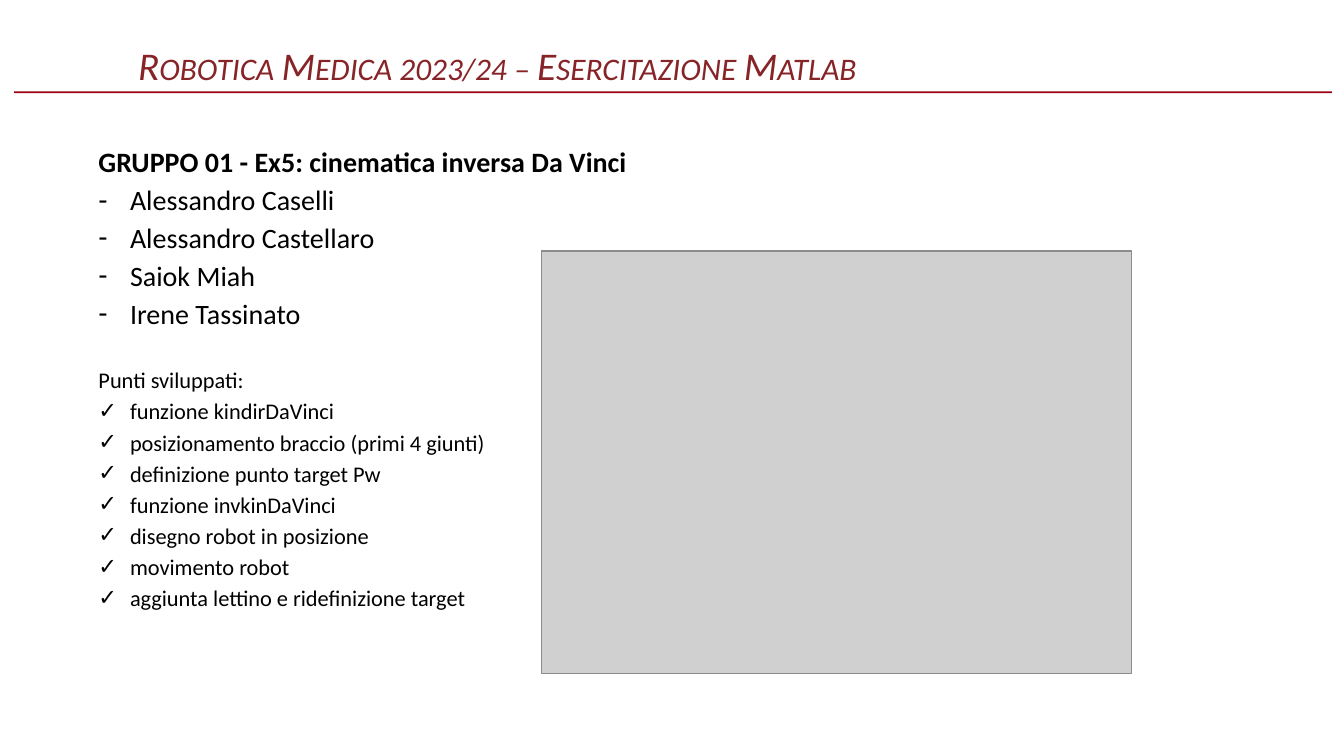
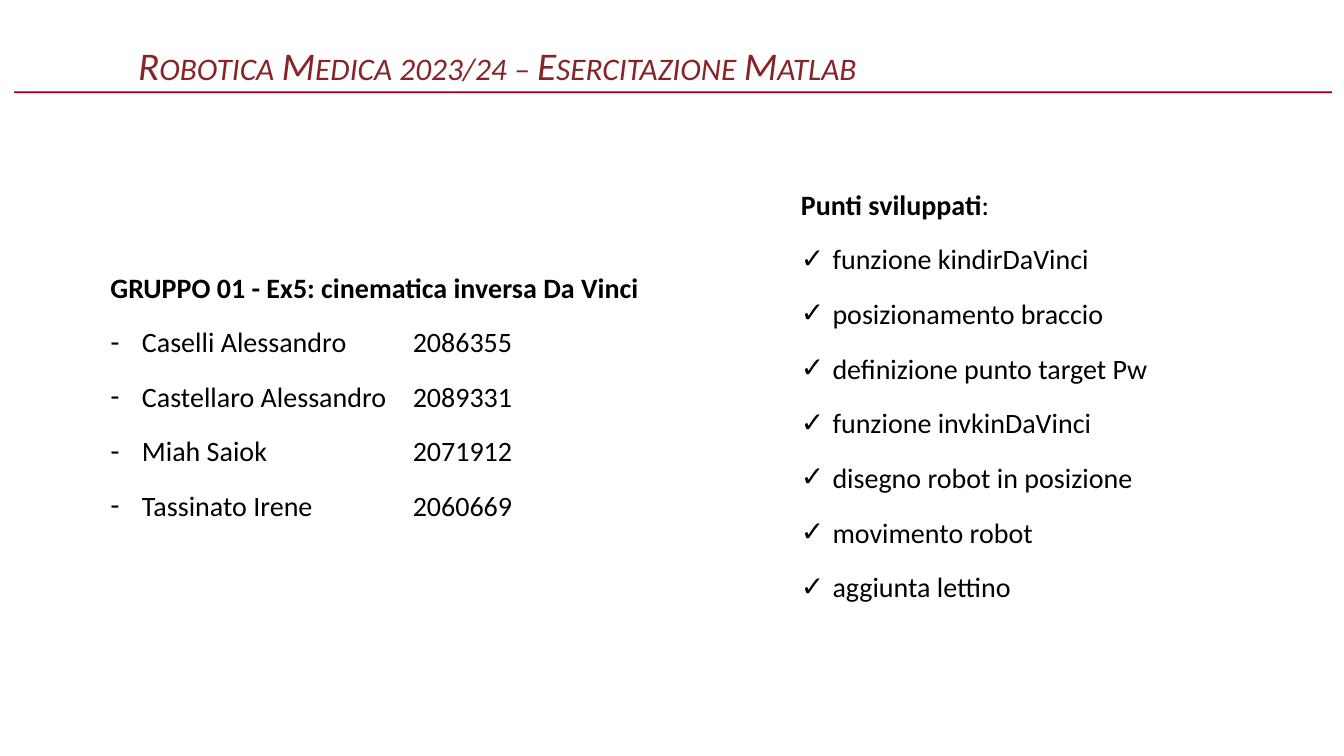
Before and after one commit to Casellino/DaVinci, a slide deck: slide 1 of GRUPPO-01.pptx. Drawn at 1344x756 pixels with LibreOffice and Linux fonts; fonts in the diff are those of the drawing; grey boxes stand for pictures; background and template pictures are left out. Boxes give left, top, right and bottom in pixels: in the first picture for what was removed or moved away, otherwise in the second. Text is boxed around its words. In the diff, an @@ line names an element or a change of style, - is before the commit and + after.

```diff
--- a/GRUPPO-01.pptx
+++ b/GRUPPO-01.pptx
@@ text "Punti sviluppati:": place and size @@
-text "Punti sviluppati:" at (98,372,484,610)
+text "Punti sviluppati:" at (801,195,1147,602)
@@ text at (801,195,1147,544): size 16 to 20 pt in "Punti sviluppati:", "funzione kindirDaVinci", "definizione punto target Pw", "funzione invkinDaVinci" and 2 more places; bold on in "Punti sviluppati:"; alignment justified to left; line spacing 1 to 1.5 @@
@@ text "GRUPPO 01 - Ex5: cinematica ...": place and size @@
-text "GRUPPO 01 - Ex5: cinematica ..." at (98,152,626,325)
+text "GRUPPO 01 - Ex5: cinematica ..." at (110,278,638,517)
@@ picture removed at (541,251,1131,674) @@
@@ text at (110,278,638,299): alignment justified to left; line spacing 1 to 1.5 @@
@@ text at (833,304,1103,329): text changed; size 16 to 20 pt @@
-✓ posizionamento braccio (primi 4 giunti)
+✓ posizionamento braccio
@@ text at (142,332,512,517): text changed @@
-– Alessandro Caselli
-– Alessandro Castellaro
-– Saiok Miah
-– Irene Tassinato
+– Caselli Alessandro 2086355
+– Castellaro Alessandro 2089331
+– Miah Saiok 2071912
+– Tassinato Irene 2060669
@@ text at (833,577,1011,602): text changed; size 16 to 20 pt @@
-✓ aggiunta lettino e ridefinizione target
+✓ aggiunta lettino
```
Also in this commit, not shown: 5 slides added, 2 slides removed.
